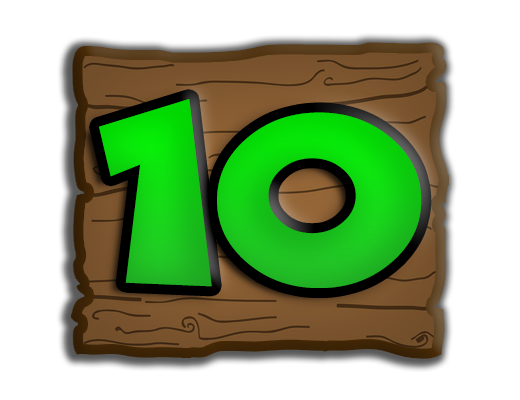
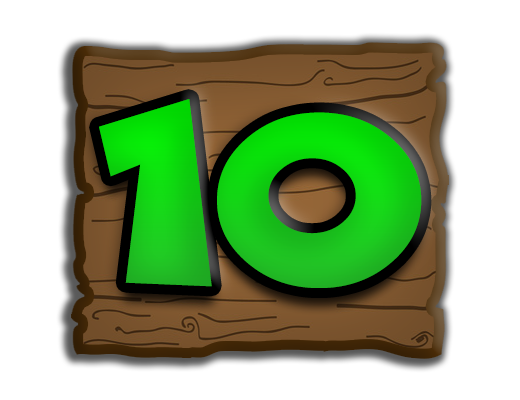
Layered file, before and after one edit (w=520, h=400). Changes by layer:
pixels changed over bbox(82, 127, 431, 314) (layer not identified)
